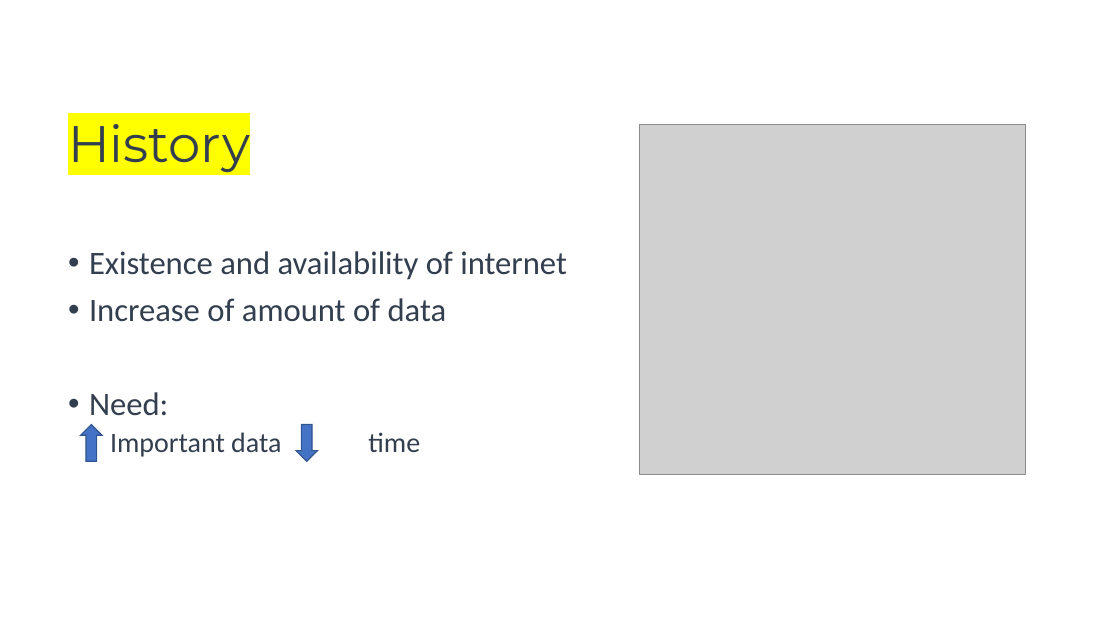
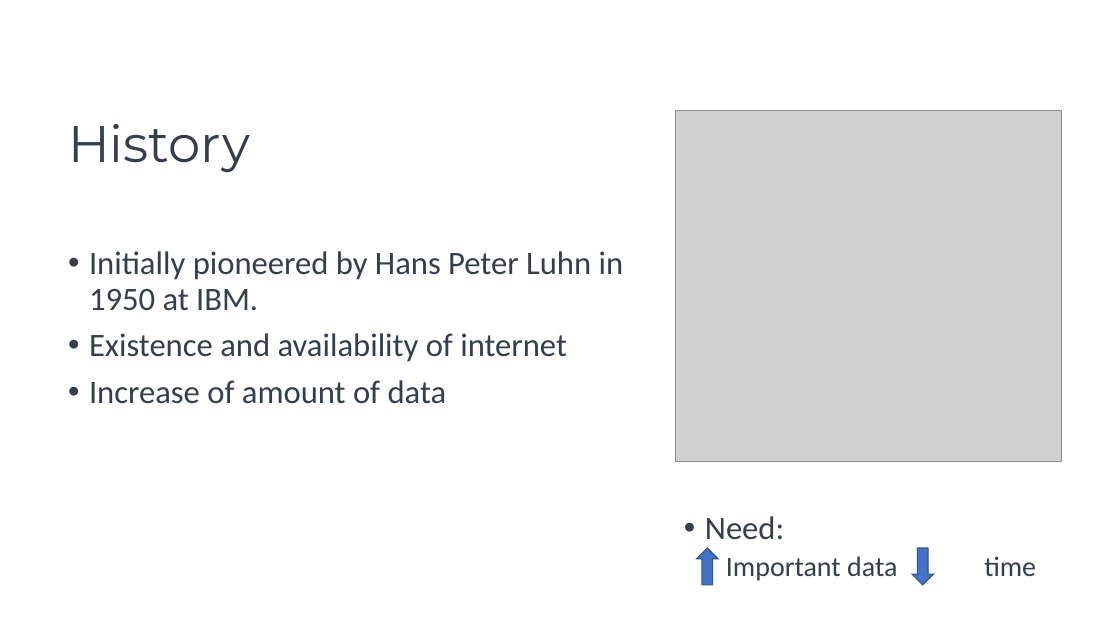
Before and after one commit to mhserry/F21AA, a slide deck: slide 2 of CW2/Text Summarization.pptx. Drawn at 1120x630 pixels with LibreOffice and Linux fonts; fonts in the diff are those of the drawing; grey boxes stand for pictures. Boxes give left, top, right and bottom in pixels: in the first picture for what was removed or moved away, otherwise in the second. Text is boxed around its words. In the diff, an @@ line names an element or a change of style, - is before the commit and + after.

```diff
--- a/CW2/Text Summarization.pptx
+++ b/CW2/Text Summarization.pptx
@@ title "History" at bbox=[68, 124, 250, 172]: highlight #FFFF00 to none @@
@@ picture: place and size @@
-picture at bbox=[640, 124, 1026, 475]
+picture at bbox=[676, 111, 1061, 461]
@@ text at bbox=[89, 251, 624, 311]: paragraph added @@
+• Initially pioneered by Hans Peter Luhn in 1950 at IBM.
@@ text at bbox=[89, 392, 420, 457]: paragraphs removed @@
-• Need:
-  Important data time
@@ text added at bbox=[705, 516, 1036, 581], 24 pt, text #333F50 @@
+• Need:
+  Important data time
@@ down arrow: place and size @@
-down arrow at bbox=[81, 424, 102, 461]
+down arrow at bbox=[697, 548, 718, 585]
@@ down arrow: place and size @@
-down arrow at bbox=[296, 424, 317, 461]
+down arrow at bbox=[912, 548, 933, 585]
```
Also in this commit, not shown: 1 other slide changed, 1 slide added, 1 other file.
